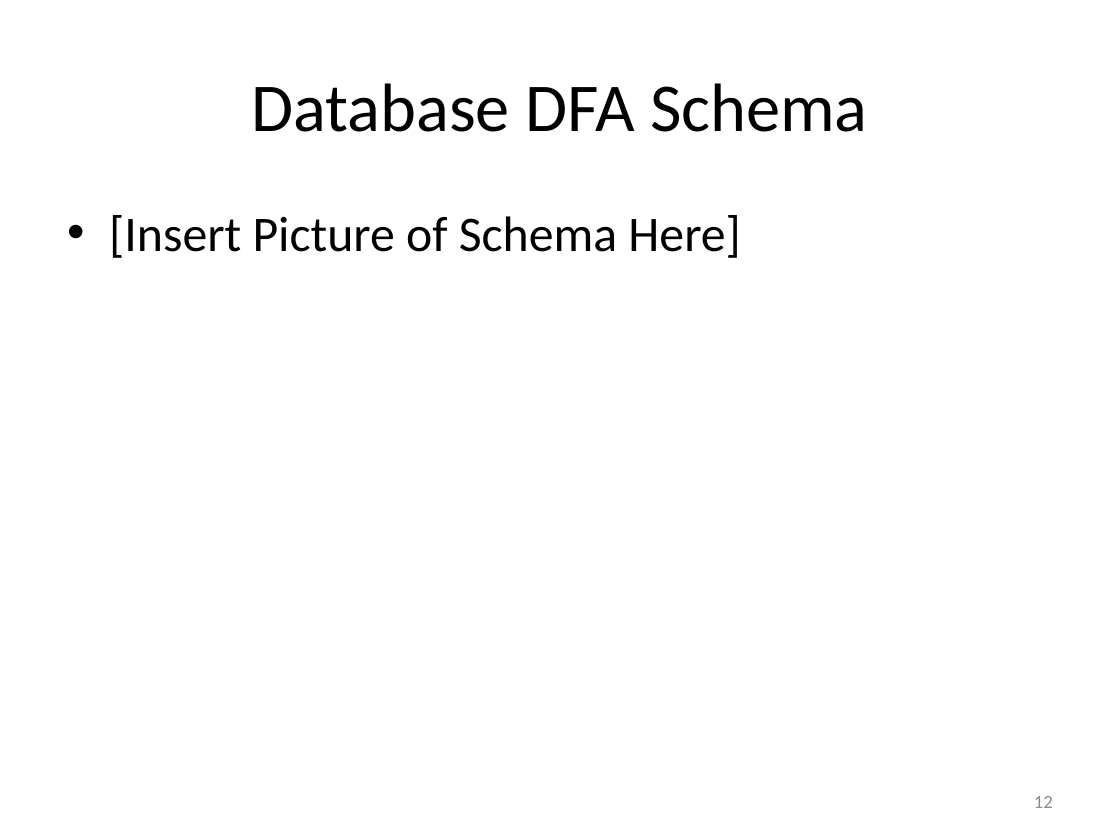
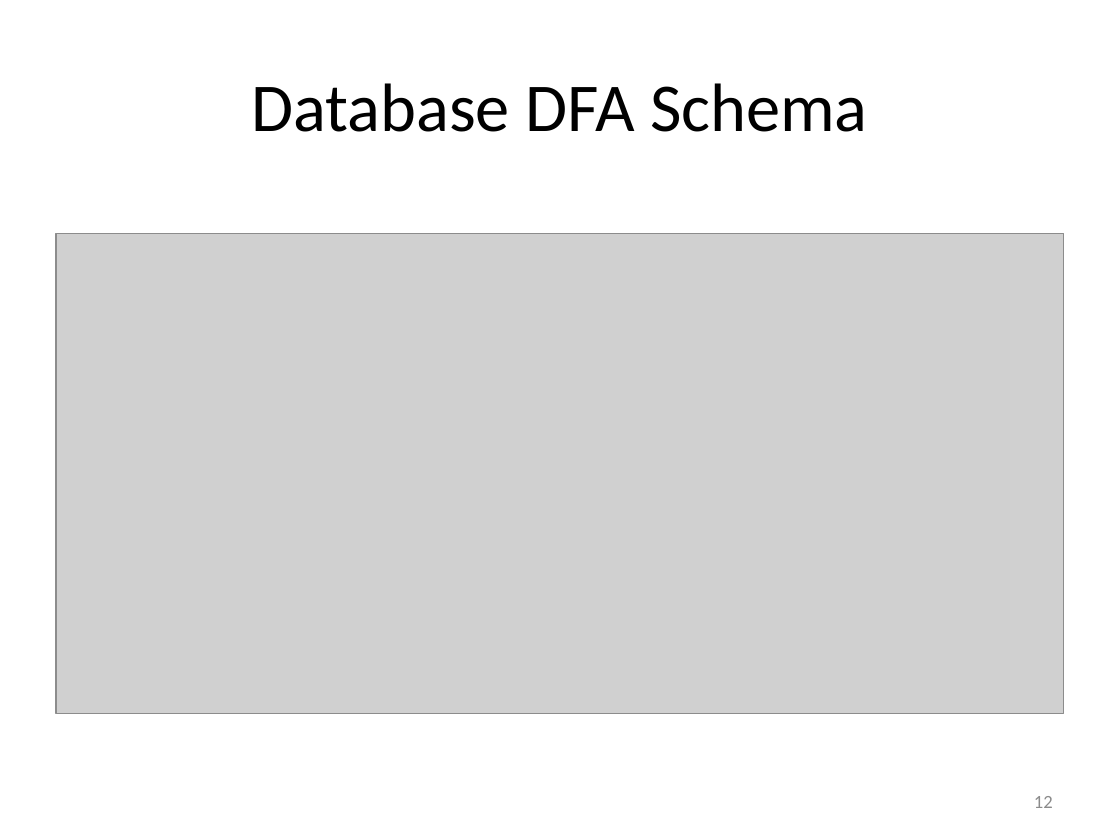
Before and after one commit to RichardRoda/DFA-Workflow-Model, a slide deck: slide 12 of Modeling Workflows with Event Driven DFA.pptx. Drawn at 1120x840 pixels with LibreOffice and Linux fonts; fonts in the diff are those of the drawing; grey boxes stand for pictures. Boxes give left, top, right and bottom in pixels: in the first picture for what was removed or moved away, otherwise in the second. Text is boxed around its words. In the diff, an @@ line names an element or a change of style, - is before the commit and + after.

Commit message:
Add database diagrams.

```diff
--- a/Modeling Workflows with Event Driven DFA.pptx
+++ b/Modeling Workflows with Event Driven DFA.pptx
@@ picture added at box(56, 233, 1064, 713) @@
@@ text removed at box(109, 215, 741, 258) @@
-• [Insert Picture of Schema Here]
```
Also in this commit, not shown: 5 other slides changed, 6 other files.
